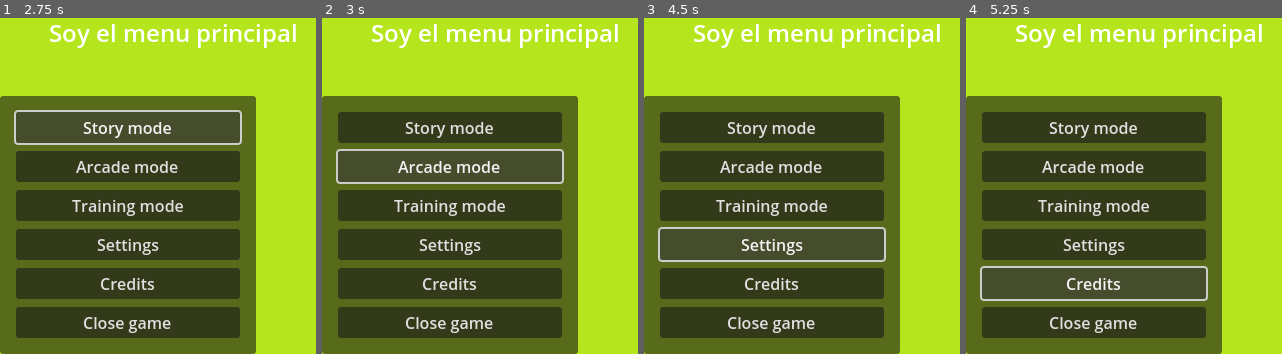
Above: before the commit, frames 1-4 (left to right).
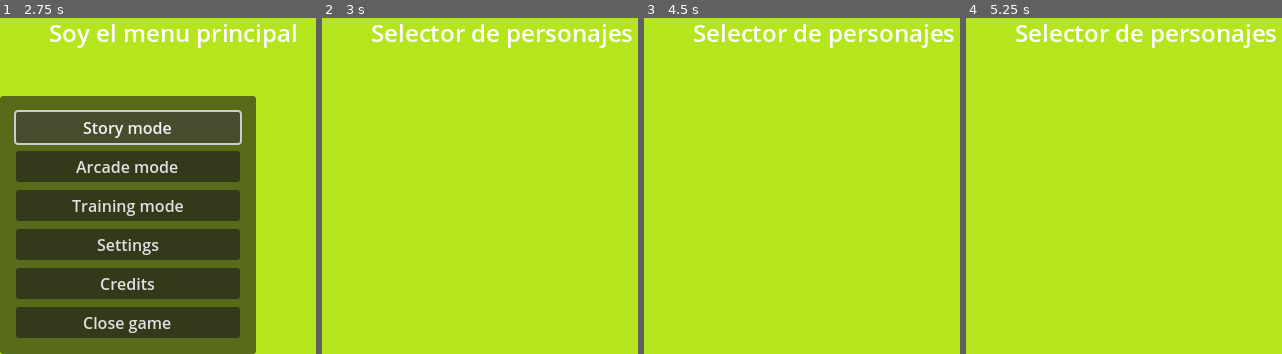
Above: after the commit, the same moments.

Repository: kevinesaa/edge-combat
Game: Godot game, scene res://main-menu/main_menu_scene.tscn
Two runs of this game, one before a commit and one after it. Both use one fixed random seed, a clock stepped at 60 frames per second and the inputs below. This scene is started directly instead of the project's main scene.
Inputs (mouse positions are in pixels of both pictures, inside the frame that each line leads up to):
- Up to frame 1 (2.75 s): click "Training mode" at 0.5 s; click "Story mode" at 1.25 s; click "Story mode" at 2 s
- Up to frame 2 (3 s): click "Arcade mode" at 2.75 s
- Up to frame 3 (4.5 s): click (773, 165) at 3.5 s, where only the run before the commit has a clickable "Arcade mode"; click (773, 243) at 4.25 s, where only the run before the commit has a clickable "Settings"
- Up to frame 4 (5.25 s): click (1095, 283) at 5 s, where only the run before the commit has a clickable "Credits"

Frame 1 is identical in both runs. In frame 2, 64% of the frame differs, in the area x 0-99%, y 1-100%; in frame 3, 64%; in frame 4, 64%.

Commit message:
feat: nav template from main menu

Diff:
--- /dev/null
+++ b/character-selector/character_selector.tscn
@@ -0,0 +1,20 @@
+[gd_scene load_steps=2 format=3 uid="uid://dbes7ks78tifj"]
+
+[ext_resource type="Texture2D" uid="uid://cg1om34eqscpe" path="res://_placeholders/main_menu_background.png" id="1_h33f0"]
+
+[node name="CharacterSelector_node" type="Node2D"]
+
+[node name="Node" type="Node" parent="."]
+
+[node name="Sprite2D" type="Sprite2D" parent="Node"]
+position = Vector2(320, 180)
+texture = ExtResource("1_h33f0")
+
+[node name="Label" type="Label" parent="Node"]
+offset_left = 49.0
+offset_top = 22.0
+offset_right = 215.0
+offset_bottom = 45.0
+theme_override_font_sizes/font_size = 24
+text = "Selector de personajes"
+metadata/_edit_use_anchors_ = true
--- a/levels/0000-first-combat/ButtonController_FirstCombat.gd
+++ b/levels/0000-first-combat/ButtonController_FirstCombat.gd
@@ -57,21 +57,22 @@
 	debug_button.pressed.disconnect(__jumpFirstCombat)
 
 func __jumpFirstCombat() -> void:
-	var fileRaw = FileAccess.open(Constants.SAVE_FILE_PATH, FileAccess.READ)
-	var fileContent = JSON.parse_string(fileRaw.get_as_text())
-	fileRaw.close()
-	fileContent[Constants.TUTORIAL_COMPLETED_KEY] = true
-	fileRaw = FileAccess.open(Constants.SAVE_FILE_PATH, FileAccess.WRITE)
-	fileRaw.store_string(JSON.stringify(fileContent))
-	fileRaw.close()
-	change_scene_controller_node.debug_loading = true
-	change_scene_controller_node.load_next_scene()
-	(change_scene_controller_node
-		.progressing_loading_scene_completed
-		.connect(
-			func():change_scene_controller_node.change_scene()
+	if(!change_scene_controller_node.is_loading_next_scene):
+		var fileRaw = FileAccess.open(Constants.SAVE_FILE_PATH, FileAccess.READ)
+		var fileContent = JSON.parse_string(fileRaw.get_as_text())
+		fileRaw.close()
+		fileContent[Constants.TUTORIAL_COMPLETED_KEY] = true
+		fileRaw = FileAccess.open(Constants.SAVE_FILE_PATH, FileAccess.WRITE)
+		fileRaw.store_string(JSON.stringify(fileContent))
+		fileRaw.close()
+		change_scene_controller_node.debug_loading = true
+		change_scene_controller_node.load_next_scene()
+		(change_scene_controller_node
+			.progressing_loading_scene_completed
+			.connect(
+				func():change_scene_controller_node.change_scene()
+			)
 		)
-	)
 
 func __connectTopbar() -> void:
 	var customCanvas = event_canvas_system_container_node.canvas_system_node
--- a/main-menu/main_menu_scene.tscn
+++ b/main-menu/main_menu_scene.tscn
@@ -20,6 +20,7 @@
 offset_bottom = 45.0
 theme_override_font_sizes/font_size = 24
 text = "Soy el menu principal"
+metadata/_edit_use_anchors_ = true
 
 [node name="changeSceneController_Node" type="Node" parent="."]
 script = ExtResource("2_s2c0i")
@@ -27,46 +28,53 @@
 
 [node name="CanvasLayer" type="CanvasLayer" parent="."]
 
-[node name="PanelContainer" type="PanelContainer" parent="CanvasLayer"]
+[node name="mainMenu_PanelContainer" type="PanelContainer" parent="CanvasLayer"]
 anchors_preset = -1
 anchor_top = 1.0
 anchor_right = 0.4
 anchor_bottom = 1.0
 grow_vertical = 0
 
-[node name="MarginContainer" type="MarginContainer" parent="CanvasLayer/PanelContainer"]
+[node name="MarginContainer" type="MarginContainer" parent="CanvasLayer/mainMenu_PanelContainer"]
 layout_mode = 2
 theme_override_constants/margin_left = 16
 theme_override_constants/margin_top = 16
 theme_override_constants/margin_right = 16
 theme_override_constants/margin_bottom = 16
 
-[node name="VBoxContainer" type="VBoxContainer" parent="CanvasLayer/PanelContainer/MarginContainer"]
+[node name="VBoxContainer" type="VBoxContainer" parent="CanvasLayer/mainMenu_PanelContainer/MarginContainer"]
 layout_mode = 2
 theme_override_constants/separation = 8
 
-[node name="storyMode_Button" type="Button" parent="CanvasLayer/PanelContainer/MarginContainer/VBoxContainer"]
+[node name="storyMode_Button" type="Button" parent="CanvasLayer/mainMenu_PanelContainer/MarginContainer/VBoxContainer"]
 layout_mode = 2
 text = "Story mode"
 
-[node name="arcadeMode_Button" type="Button" parent="CanvasLayer/PanelContainer/MarginContainer/VBoxContainer"]
+[node name="arcadeMode_Button" type="Button" parent="CanvasLayer/mainMenu_PanelContainer/MarginContainer/VBoxContainer"]
 layout_mode = 2
 text = "Arcade mode"
 
-[node name="trainingMode_Button" type="Button" parent="CanvasLayer/PanelContainer/MarginContainer/VBoxContainer"]
+[node name="trainingMode_Button" type="Button" parent="CanvasLayer/mainMenu_PanelContainer/MarginContainer/VBoxContainer"]
 layout_mode = 2
 text = "Training mode"
 
-[node name="settings_Button" type="Button" parent="CanvasLayer/PanelContainer/MarginContainer/VBoxContainer"]
+[node name="settings_Button" type="Button" parent="CanvasLayer/mainMenu_PanelContainer/MarginContainer/VBoxContainer"]
 layout_mode = 2
 text = "Settings"
 
-[node name="credits_Button" type="Button" parent="CanvasLayer/PanelContainer/MarginContainer/VBoxContainer"]
+[node name="credits_Button" type="Button" parent="CanvasLayer/mainMenu_PanelContainer/MarginContainer/VBoxContainer"]
 layout_mode = 2
 text = "Credits
 "
 
-[node name="exit_Button" type="Button" parent="CanvasLayer/PanelContainer/MarginContainer/VBoxContainer"]
+[node name="exit_Button" type="Button" parent="CanvasLayer/mainMenu_PanelContainer/MarginContainer/VBoxContainer"]
 layout_mode = 2
 text = "Close game
 "
+
+[connection signal="pressed" from="CanvasLayer/mainMenu_PanelContainer/MarginContainer/VBoxContainer/storyMode_Button" to="." method="on_story_click_listener"]
+[connection signal="pressed" from="CanvasLayer/mainMenu_PanelContainer/MarginContainer/VBoxContainer/arcadeMode_Button" to="." method="on_arcade_story_click_listener"]
+[connection signal="pressed" from="CanvasLayer/mainMenu_PanelContainer/MarginContainer/VBoxContainer/trainingMode_Button" to="." method="on_training_mode_click_listener"]
+[connection signal="pressed" from="CanvasLayer/mainMenu_PanelContainer/MarginContainer/VBoxContainer/settings_Button" to="." method="on_setting_click_listener"]
+[connection signal="pressed" from="CanvasLayer/mainMenu_PanelContainer/MarginContainer/VBoxContainer/credits_Button" to="." method="on_credits_click_listener"]
+[connection signal="pressed" from="CanvasLayer/mainMenu_PanelContainer/MarginContainer/VBoxContainer/exit_Button" to="." method="on_exit_click_listener"]
--- a/main-menu/scripts/MainMenuController.gd
+++ b/main-menu/scripts/MainMenuController.gd
@@ -1 +1,47 @@
 extends Node
+
+const CHARACTER_SELECT_SCENE_PATH:String = "res://character-selector/character_selector.tscn"
+
+@onready var change_scene_controller_node:ChangeSceneController = $changeSceneController_Node
+
+func on_story_click_listener() -> void:
+	pass
+
+func on_arcade_story_click_listener() -> void:
+
+	if(!change_scene_controller_node.is_loading_next_scene):
+
+		change_scene_controller_node.path_to_next_scene = CHARACTER_SELECT_SCENE_PATH
+		change_scene_controller_node.load_next_scene()
+		(change_scene_controller_node
+			.progressing_loading_scene_completed
+			.connect(
+				func():change_scene_controller_node.change_scene()
+			)
+		)
+
+func on_training_mode_click_listener()-> void:
+
+	if(!change_scene_controller_node.is_loading_next_scene):
+
+		change_scene_controller_node.path_to_next_scene = CHARACTER_SELECT_SCENE_PATH
+		change_scene_controller_node.load_next_scene()
+		(change_scene_controller_node
+			.progressing_loading_scene_completed
+			.connect(
+				func():change_scene_controller_node.change_scene()
+			)
+		)
+
+func on_setting_click_listener()-> void:
+	pass
+
+func on_credits_click_listener()-> void:
+	pass
+
+func on_exit_click_listener()-> void:
+	get_tree().quit()
+
+
+func _ready() -> void:
+	change_scene_controller_node.debug_loading = true
